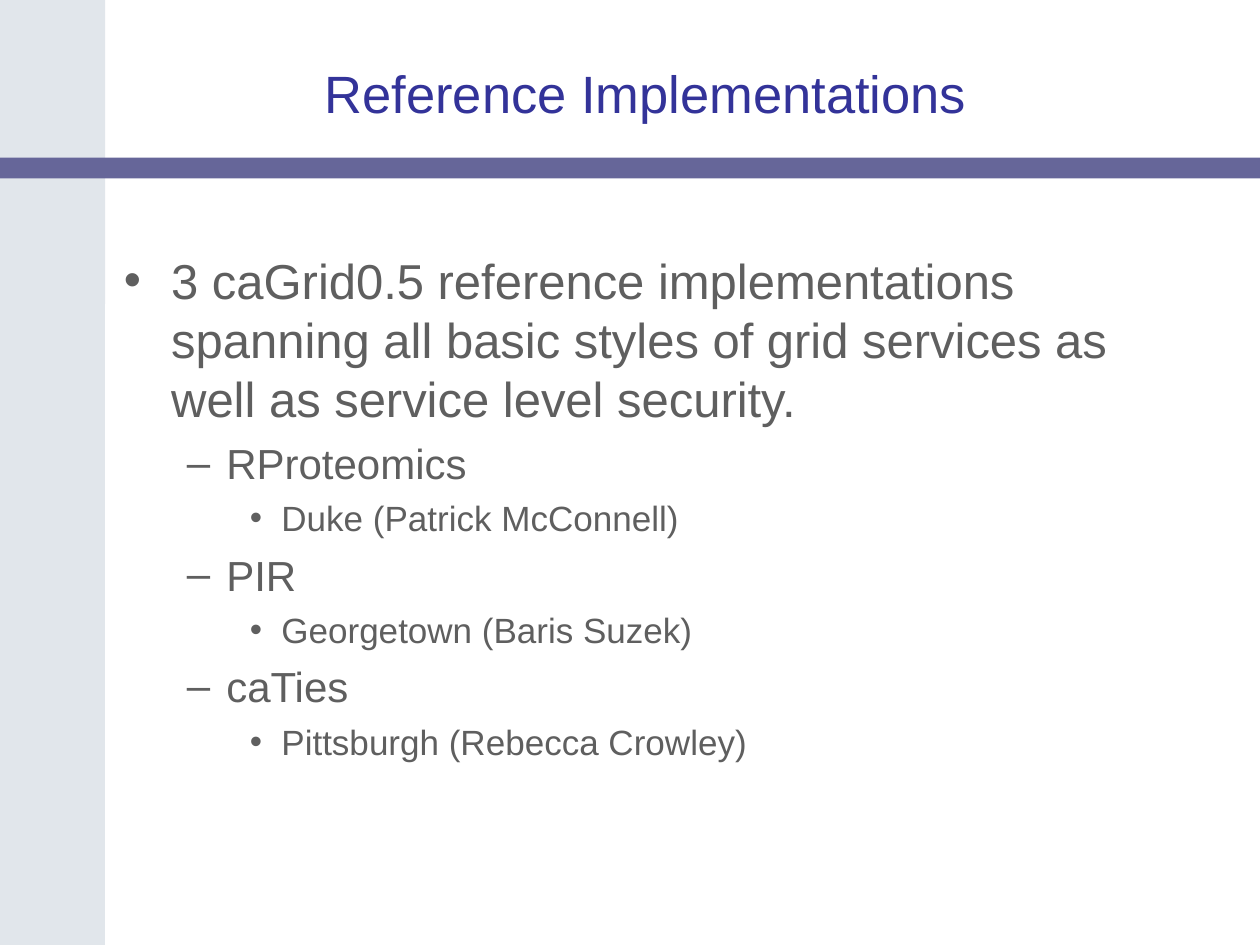
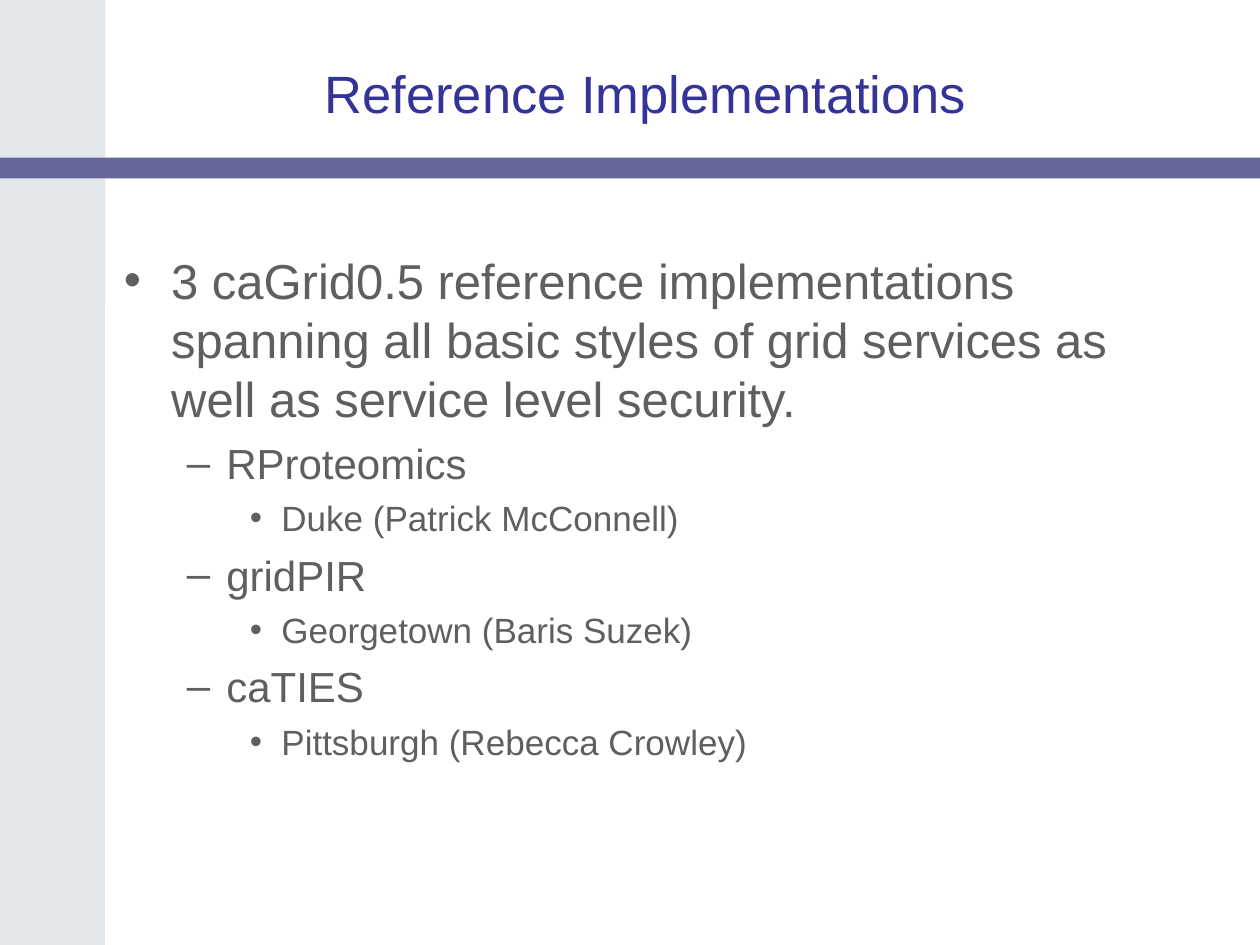
Before and after one commit to NCIP/cagrid-docs, a slide deck: slide 6 of presentations/200604_AnnualMeeting/caGrid-1.0-RefImplIntro_caBIG-Annual-Meeting06.ppt. Drawn at 1260x945 pixels with LibreOffice and Linux fonts; fonts in the diff are those of the drawing; background and template pictures are left out. Boxes give left, top, right and bottom in pixels: in the first picture for what was removed or moved away, otherwise in the second. Text is boxed around its words. In the diff, an @@ line names an element or a change of style, - is before the commit and + after.

```diff
--- a/presentations/200604_AnnualMeeting/caGrid-1.0-RefImplIntro_caBIG-Annual-Meeting06.ppt
+++ b/presentations/200604_AnnualMeeting/caGrid-1.0-RefImplIntro_caBIG-Annual-Meeting06.ppt
@@ text at bbox=[226, 560, 366, 599]: text changed @@
-  – PIR
+  – gridPIR
@@ text at bbox=[226, 672, 364, 703]: text changed @@
-  – caTies
+  – caTIES
```
Also in this commit, not shown: 1 other slide changed.
